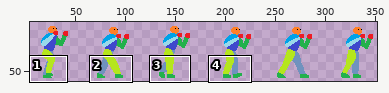
A sprite sheet gets an edit: assets/savageWalk.png. The first picture is a wide view before the edit; the outline marks the close-up.
Close-up. Before:
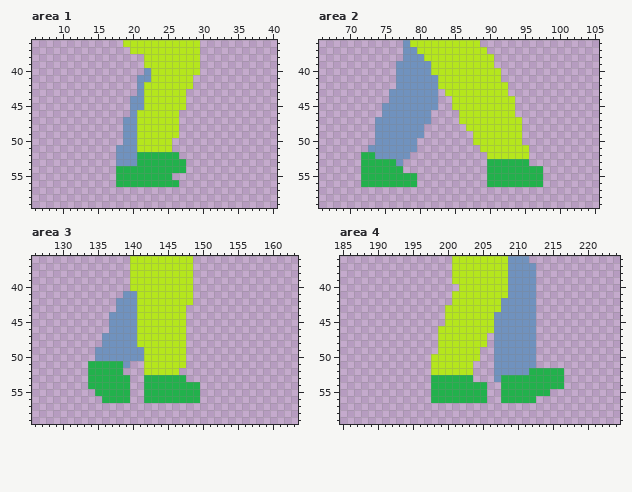
The file is 366x60 pixels. Shown: area 1: x 6..40, y 36..59; area 2: x 66..105, y 36..59; area 3: x 126..163, y 36..59; area 4: x 185..224, y 36..59. The wide view leaves out empty margins. The commit also changed other parts of the picture, which this record leaves out.
Now the later version:
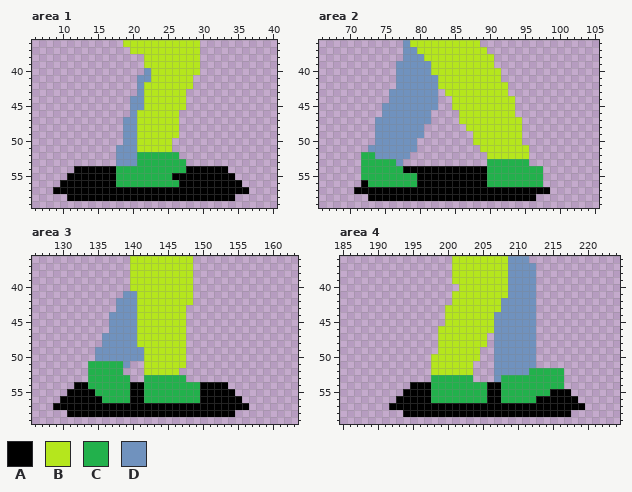
Palette (. is transparent): A #000000  B #b5e61d  C #22b14c  D #7092be
Changes in this commit:
Area 1:
y 54: x 12..17 ...... -> AAAAAA; x 28..33 ...... -> AAAAAA
y 55: x 11..17 ....... -> AAAAAAA; x 26..34 ......... -> AAAAAAAAA
y 56: x 10..17 ........ -> AAAAAAAA; x 27..35 ......... -> AAAAAAAAA
y 57: x 9..36 ............................ -> AAAAAAAAAAAAAAAAAAAAAAAAAAAA
y 58: x 11..34 ........................ -> AAAAAAAAAAAAAAAAAAAAAAAA
Area 2:
y 54: x 78..89 ............ -> AAAAAAAAAAAA
y 55: x 80..89 .......... -> AAAAAAAAAA
y 56: x 72 C -> A; x 80..89 .......... -> AAAAAAAAAA
y 57: x 71..98 ............................ -> AAAAAAAAAAAAAAAAAAAAAAAAAAAA
y 58: x 73..96 ........................ -> AAAAAAAAAAAAAAAAAAAAAAAA
Area 3:
y 54: x 132..133 .. -> AA; x 140..141 .. -> AA; x 150..153 .... -> AAAA
y 55: x 131..134 .... -> AAAA; x 140..141 .. -> AA; x 150..154 ..... -> AAAAA
y 56: x 130..135 ...... -> AAAAAA; x 140..141 .. -> AA; x 150..155 ...... -> AAAAAA
y 57: x 129..156 ............................ -> AAAAAAAAAAAAAAAAAAAAAAAAAAAA
y 58: x 131..154 ........................ -> AAAAAAAAAAAAAAAAAAAAAAAA
Area 4:
y 54: x 195..197 ... -> AAA; x 206..207 .. -> AA
y 55: x 194..197 .... -> AAAA; x 206..207 .. -> AA; x 215..217 ... -> AAA
y 56: x 193..197 ..... -> AAAAA; x 206..207 .. -> AA; x 213..218 ...... -> AAAAAA
y 57: x 192..219 ............................ -> AAAAAAAAAAAAAAAAAAAAAAAAAAAA
y 58: x 194..217 ........................ -> AAAAAAAAAAAAAAAAAAAAAAAA
Pixel boxes of the changes (left, top, right, bottom) in both close-ups:
added: (53, 166, 249, 201)
changed: (354, 166, 550, 201)
added: (53, 382, 249, 417)
added: (389, 382, 585, 417)
